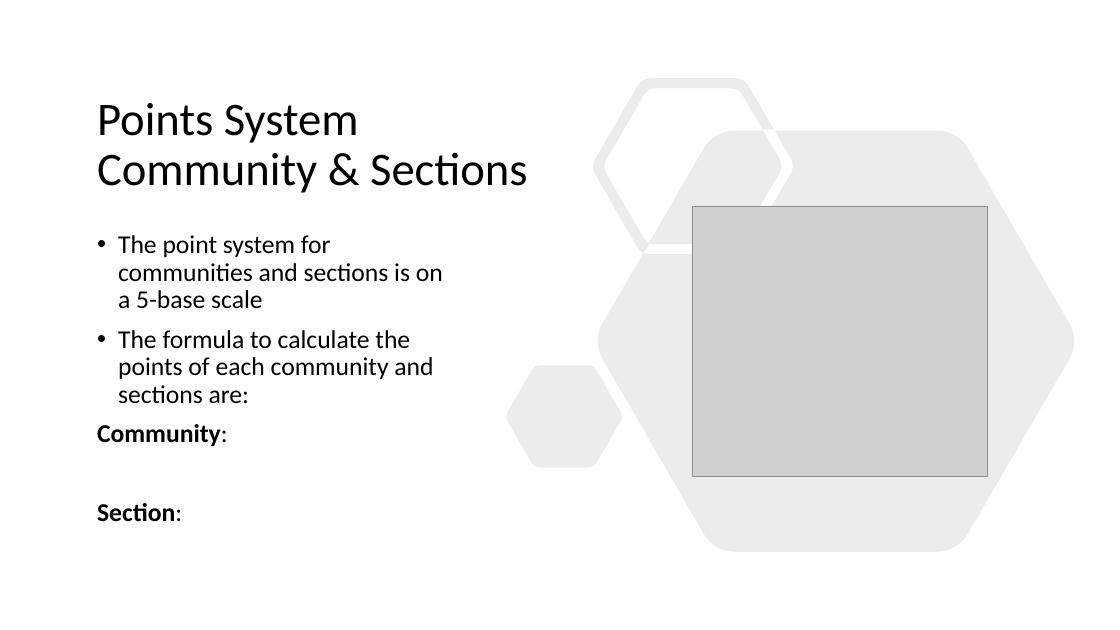
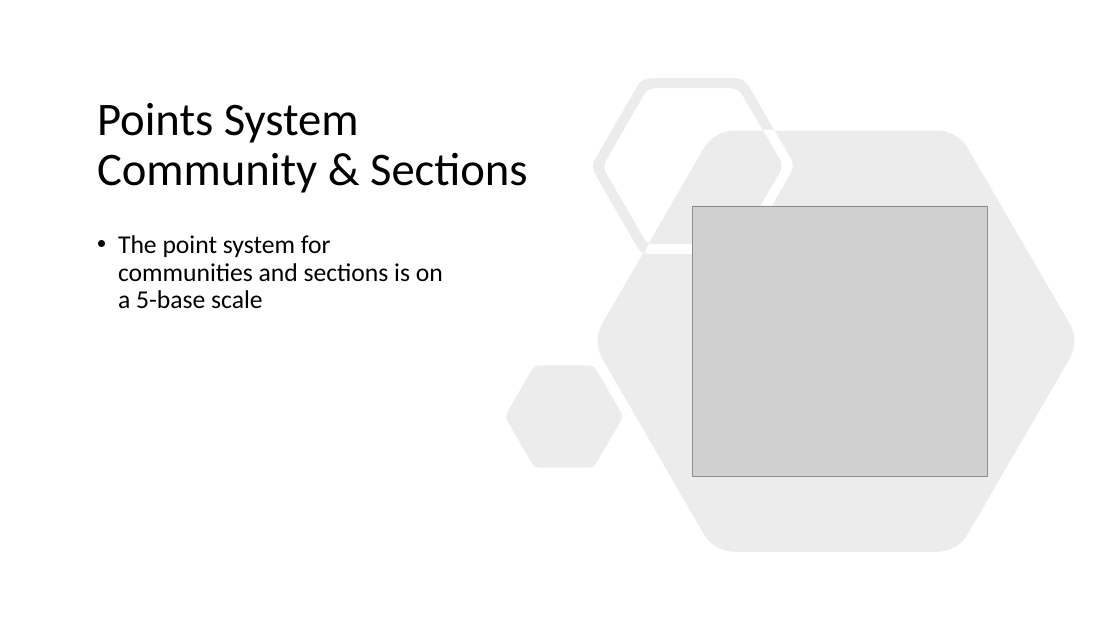
Before and after one commit to animaltrackapp/AnimalTrack, a slide deck: slide 8 of office_files/MARKET_PPT.pptx. Drawn at 1120x630 pixels with LibreOffice and Linux fonts; fonts in the diff are those of the drawing; grey boxes stand for pictures. Boxes give left, top, right and bottom in pixels: in the first picture for what was removed or moved away, otherwise in the second. Text is boxed around its words. In the diff, an @@ line names an element or a change of style, - is before the commit and + after.

```diff
--- a/office_files/MARKET_PPT.pptx
+++ b/office_files/MARKET_PPT.pptx
@@ text at box(97, 330, 433, 522): paragraphs removed @@
-• The formula to calculate the points of each community and sections are:
-Community:
-Section:
```
Also in this commit, not shown: 4 other slides changed, 1 slide removed, 1 other file.
